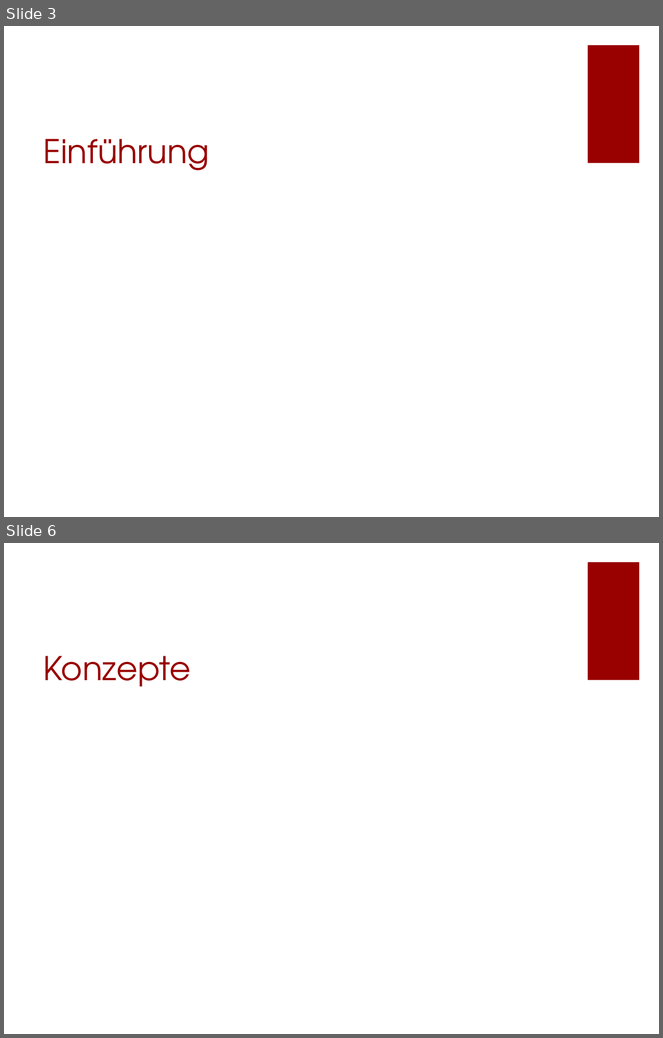
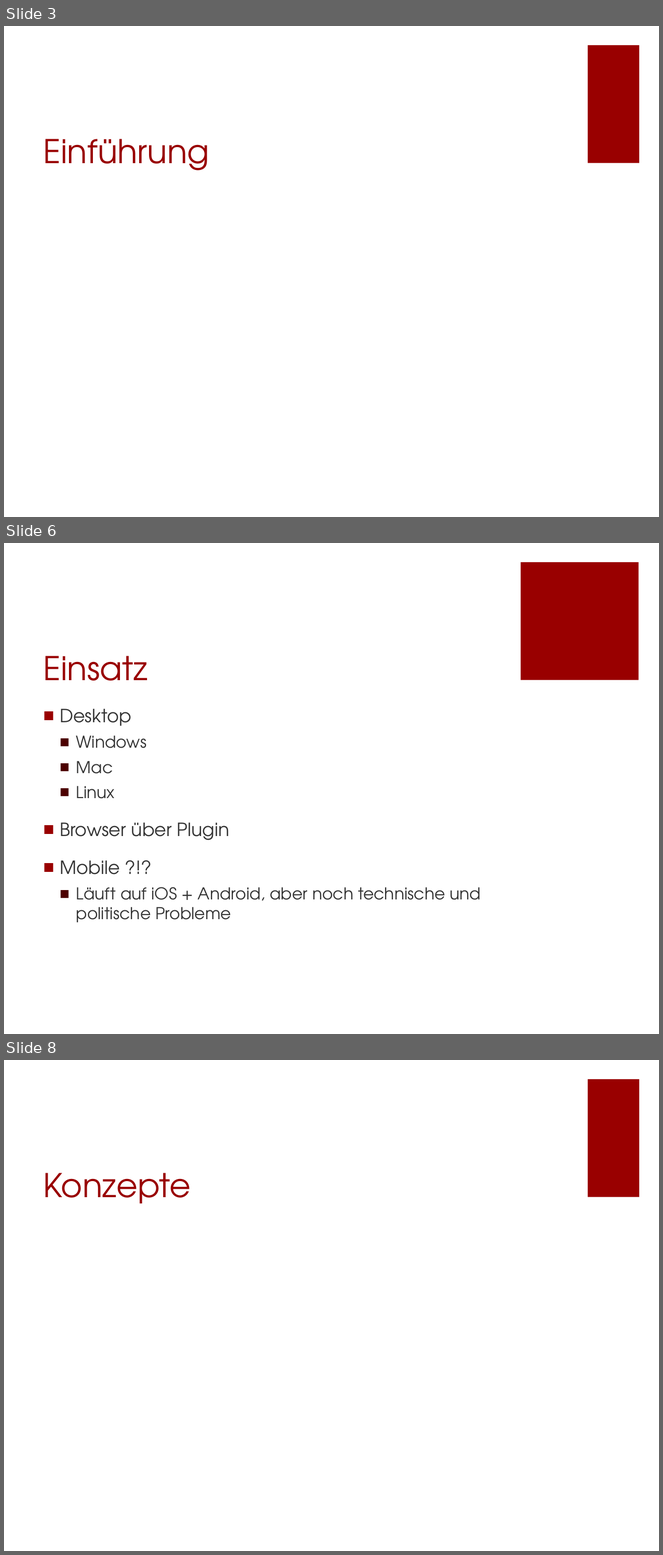
Before and after one commit to Morkunas/jfxusergroup, a slide deck: JavaFX-UserGroup.pptx. Shown one above the other, each under a label of ours: slides 3 and 6 before the commit, slides 3, 6 and 8 after it; the slides between them are not shown. The pictures are 663x1038 and 663x1555 pixels, drawn with LibreOffice and Linux fonts; fonts in the diff are those of the drawing; background and template pictures are left out. Boxes give left, top, right and bottom in pixels: in the first picture for what was removed or moved away, otherwise in the second. Text is boxed around its words. In the diff, an @@ line names an element or a change of style, - is before the commit and + after.

```diff
--- a/JavaFX-UserGroup.pptx
+++ b/JavaFX-UserGroup.pptx
@@ slide 6 added at (x1=4, y1=543, x2=659, y2=1034), background #FFFFFF @@
@@ rectangle added at (x1=521, y1=562, x2=639, y2=680), fill #990000 @@
@@ title added at (x1=44, y1=656, x2=148, y2=681), 36 pt, text #990000 @@
+Einsatz
@@ text added at (x1=60, y1=709, x2=481, y2=923), 18 pt, text #333333 @@
+■ Desktop
+  ■ Windows
+  ■ Mac
+  ■ Linux
+■ Browser über Plugin
+■ Mobile ?!?
+  ■ Läuft auf iOS + Android, aber noch technische und politische Probleme
@@ what was slide 6 is now slide 8 @@
```
Also in this commit, not shown: 8 slides changed, 2 other slides added, 1 slide removed.
